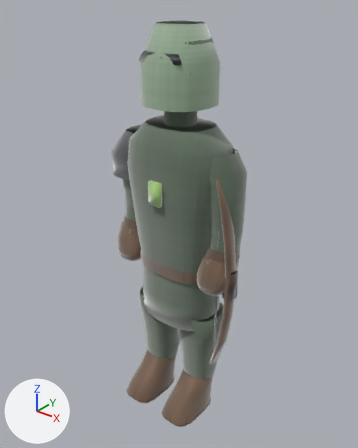
A saved change to the glTF model public/assets/models/characters/archer.glb.
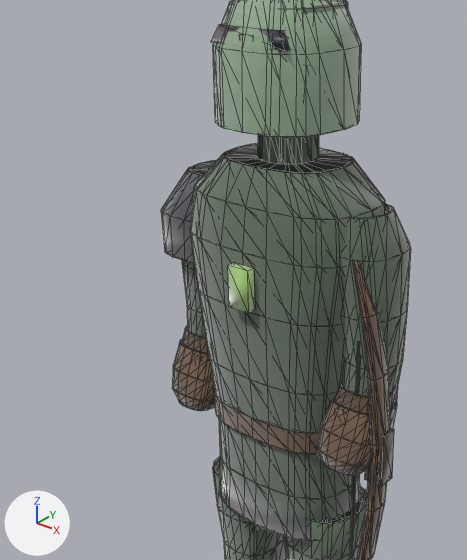
Each version is shown whole from a 50 mm lens placed at (1.195, -1.505, 1.854), pointed at (-0.022, 0.017, 0.911), then close up on the part from 7% to 78% of the width and 8% to 76% of the height. The lights are fixed; the arrows at lower left show +X, +Y and +Z. The older version's two pictures come first. The close-ups show mesh edges as thin lines. Where no turn or scale is listed for an object, it has been applied to the vertices. Vertices at exactly the same position are counted once.

In view in the first close-up: 'LOD0_PROD_body', 'LOD0_PROD_weapon', 'LOD1_PROD_body', 'LOD1_PROD_weapon', 'LOD2_PROD_body'.
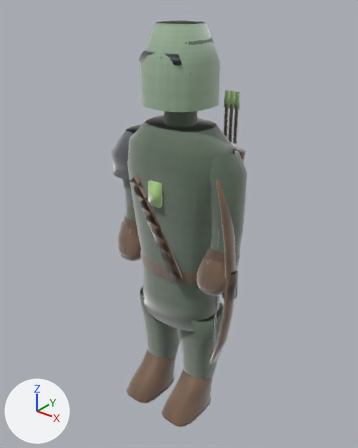
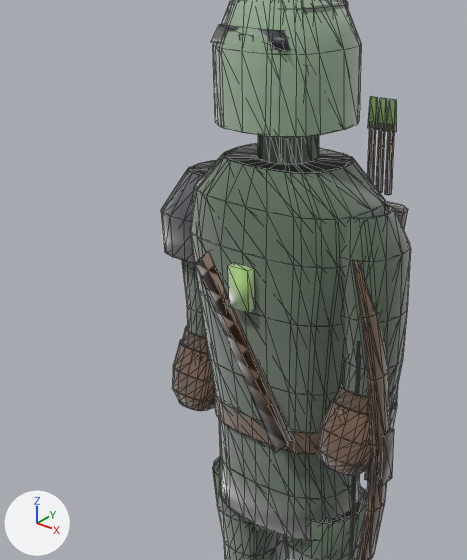
Where the change shows, as pixel boxes (x1, y1, x2, y2) in the close-ups (467 x 560 px):
part 1 of me_lod0_prod_body_001, added: after (368, 96, 378, 129)
part 2 of me_lod0_prod_body_001, added: after (377, 97, 387, 131)
part 3 of me_lod0_prod_body_001, added: after (386, 99, 397, 132)
part 4 of me_lod0_prod_body_001, added: after (367, 122, 376, 184)
part 5 of me_lod0_prod_body_001, added: after (376, 123, 385, 193)
part 6 of me_lod0_prod_body_001, added: after (385, 125, 395, 195)
part 7 of me_lod0_prod_body_001, added (mostly hidden): after (385, 201, 408, 230)
part 8 of me_lod0_prod_body_001, added: after (195, 250, 292, 453)
part 9 of me_lod1_prod_body_001, added (mostly hidden): after (386, 202, 405, 214)

The edits, one by one:
me_lod0_prod_body_001 is used by ob_lod0_prod_body; location (0.0, 0.0, 0.0).
me_lod0_prod_body_001 had 1126 vertices, 1880 faces and spanned x -0.33..0.31, y -0.23..0.14, z 0.01..1.73.
me_lod0_prod_body_001 now has 1204 vertices, 2004 faces and spans x -0.33..0.31, y -0.23..0.24, z 0.01..1.73.
me_lod0_prod_body_001 part 1: the loose piece of 8 vertices spanning x 0.02..0.08, y -0.1..-0.08, z 1.58..1.61 is copied, and the copy is scaled about its middle by (0.344, 0.435, 3.16), then moved by (0.04, 0.26, -0.16), in mat_mat_archer_body; it spans x 0.09..0.11, y 0.17..0.18, z 1.41..1.47.
me_lod0_prod_body_001 part 2: the loose piece of 8 vertices spanning x 0.02..0.08, y -0.1..-0.08, z 1.58..1.61 is copied, and the copy is scaled about its middle by (0.344, 0.435, 3.16), then moved by (0.07, 0.26, -0.16), in mat_mat_archer_body; it spans x 0.11..0.13, y 0.17..0.18, z 1.41..1.47.
me_lod0_prod_body_001 part 3: the loose piece of 8 vertices spanning x 0.02..0.08, y -0.1..-0.08, z 1.58..1.61 is copied, and the copy is scaled about its middle by (0.344, 0.435, 3.16), then moved by (0.09, 0.26, -0.16), in mat_mat_archer_body; it spans x 0.13..0.15, y 0.17..0.18, z 1.41..1.47.
me_lod0_prod_body_001 part 4: a new loose piece, a box spanning x 0.09..0.101, y 0.168..0.18, z 1.267..1.421, in mat_mat_archer_leather.
me_lod0_prod_body_001 part 5: a new loose piece, a box spanning x 0.114..0.125, y 0.168..0.18, z 1.267..1.421, in mat_mat_archer_leather.
me_lod0_prod_body_001 part 6: a new loose piece, a box spanning x 0.138..0.149, y 0.168..0.18, z 1.267..1.421, in mat_mat_archer_leather.
me_lod0_prod_body_001 part 7: a new loose piece of 22 vertices spanning x 0.02..0.18, y 0.1..0.24, z 0.83..1.23, in mat_mat_archer_leather.
me_lod0_prod_body_001 part 8: 8 vertices added at x -0.14..0.12, y -0.15..-0.14, z 0.73..1.17.
me_lod1_prod_body_001 is used by ob_lod1_prod_body; location (0.0, 0.0, 0.0).
me_lod1_prod_body_001 had 660 vertices, 1088 faces and spanned x -0.33..0.31, y -0.23..0.14, z 0.01..1.73.
me_lod1_prod_body_001 now has 682 vertices, 1124 faces and spans x -0.33..0.31, y -0.23..0.23, z 0.01..1.73.
me_lod1_prod_body_001 part 9: a new loose piece of 14 vertices spanning x 0.02..0.18, y 0.11..0.23, z 0.83..1.23, in mat_mat_archer_body.
Other edits to the shape of me_lod1_prod_body_001 do not show in these pictures.
